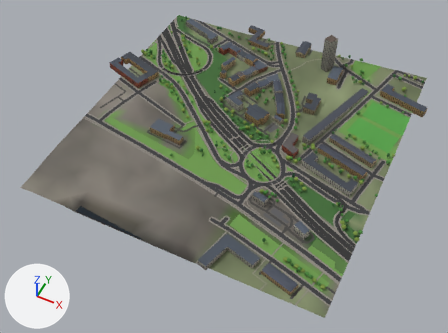
The glTF model glasgow-subway/data/city/city_0_2.glb, before and after one commit.
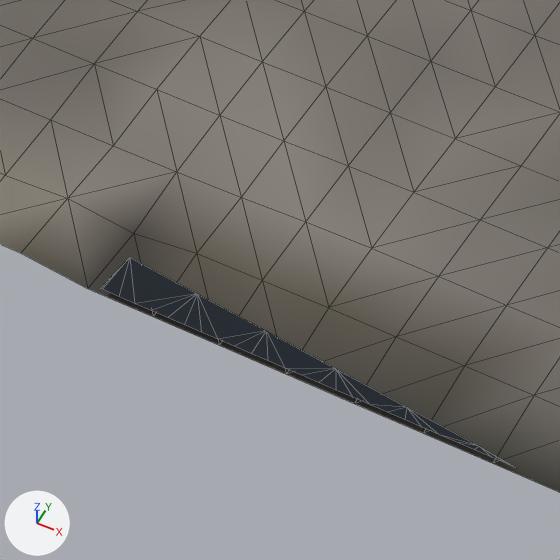
The first picture shows the older version from a 50 mm lens placed at (-3041.0, 588.0, 742.0), pointed at (-3344.0, 1193.0, -13.0). The close-ups show the older and then the newer version on the part from 13% to 34% of the width and 49% to 77% of the height of that picture. Only the edits that show in the close-ups are written down. Every picture has the same lights, and +X, +Y and +Z are marked at lower left. The close-ups show mesh edges as thin lines. Where no turn or scale is listed for an object, it has been applied to the vertices. Vertices at exactly the same position are counted once.

The older version as bpy lines, for what is in view:
```python
mat_mat_water = bpy.data.materials.new('mat_water')
mat_mat_water.use_nodes = True; mat_mat_water.node_tree.nodes.clear()
_N = mat_mat_water.node_tree.nodes; _L = mat_mat_water.node_tree.links
n0 = _N.new('ShaderNodeBsdfPrincipled'); n0.name = 'Principled BSDF'
n0.inputs[2].default_value = 0.08  # 'Roughness'
n1 = _N.new('ShaderNodeOutputMaterial'); n1.name = 'Material Output'
n2 = _N.new('ShaderNodeMix'); n2.name = 'Mix'
n2.data_type = 'RGBA'
n2.blend_type = 'MULTIPLY'
n2.inputs[0].default_value = 1.0  # 'Factor'
n2.inputs[7].default_value = (0.0331, 0.0946, 0.133, 1.0)  # 'B', dark cyan #335766
n3 = _N.new('ShaderNodeVertexColor'); n3.name = 'Color Attribute'
_L.new(n0.outputs[0], n1.inputs[0])  # 'BSDF' to 'Surface'
_L.new(n2.outputs[2], n0.inputs[0])  # 'Result' to 'Base Color'
_L.new(n3.outputs[0], n2.inputs[6])  # 'Color' to 'A'
me_terrain_0_2 = bpy.data.meshes.new('terrain_0_2')
me_terrain_0_2.from_pydata(...)  # 676 vertices, 1250 faces; spans x -250.0..250.0, y -250.0..250.0, z -17.0..17.0
me_terrain_0_2.materials.append(mat_mat_green)
me_water_0_2 = bpy.data.meshes.new('water_0_2')
me_water_0_2.from_pydata(...)  # 33 vertices, 31 faces; spans x -61.3..61.3, y -5.8..5.8, z 0.0
me_water_0_2.materials.append(mat_mat_water)
ob_terrain_0_2 = bpy.data.objects.new('terrain_0_2', me_terrain_0_2)
ob_terrain_0_2.location = (-3350.0, 1250.0, 17.1)
ob_water_0_2 = bpy.data.objects.new('water_0_2', me_water_0_2)
ob_water_0_2.location = (-3434.3, 1005.8, 3.0)
```
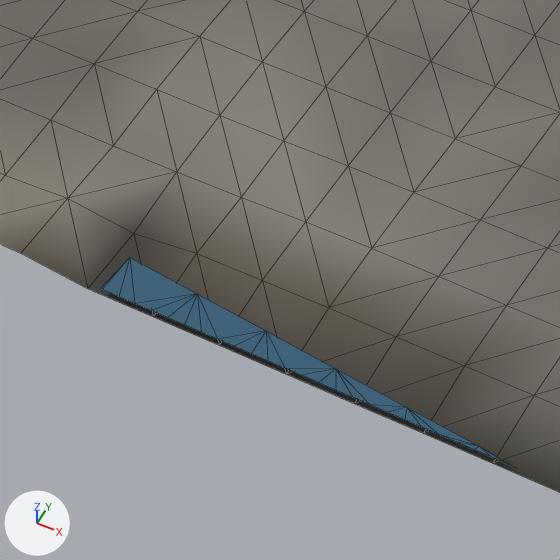
The change, as a diff of the scene's bpy script:
```diff
--- a/glasgow-subway/data/city/city_0_2.glb.py
+++ b/glasgow-subway/data/city/city_0_2.glb.py
@@ mat_mat_water @@
 n2 = _N.new('ShaderNodeMix'); n2.name = 'Mix'
 n2.inputs[0].default_value = 1.0  # 'Factor'
-n2.inputs[7].default_value = (0.0331, 0.0946, 0.133, 1.0)  # 'B', dark cyan #335766
+n2.inputs[7].default_value = (0.787, 0.89, 1.0, 1.0)  # 'B', pale blue #e5f2ff
 n3 = _N.new('ShaderNodeVertexColor'); n3.name = 'Color Attribute'
@@ me_water_0_2 @@
 me_water_0_2.from_pydata(...)  # 33 vertices, 31 faces; spans x -61.3..61.3, y -5.8..5.8, z 0.0
 # used by ob_water_0_2; location = (-3434.3, 1005.8, 3.0)
+# me_water_0_2 part 1: 31 faces centred in x -60.9..56.8, y -5.3..1.3, z 0.0 are repainted in the vertex colours; the middle colour goes from dark blue #2a4d5c to dark blue #326076
 me_water_0_2.materials.append(mat_mat_water)
```

Boxes [x1, y1, x2, y2] around the edits, measured in the close-ups (560 x 560 px):
'water_0_2', surface changed, recoloured: [100, 258, 516, 468] in both
